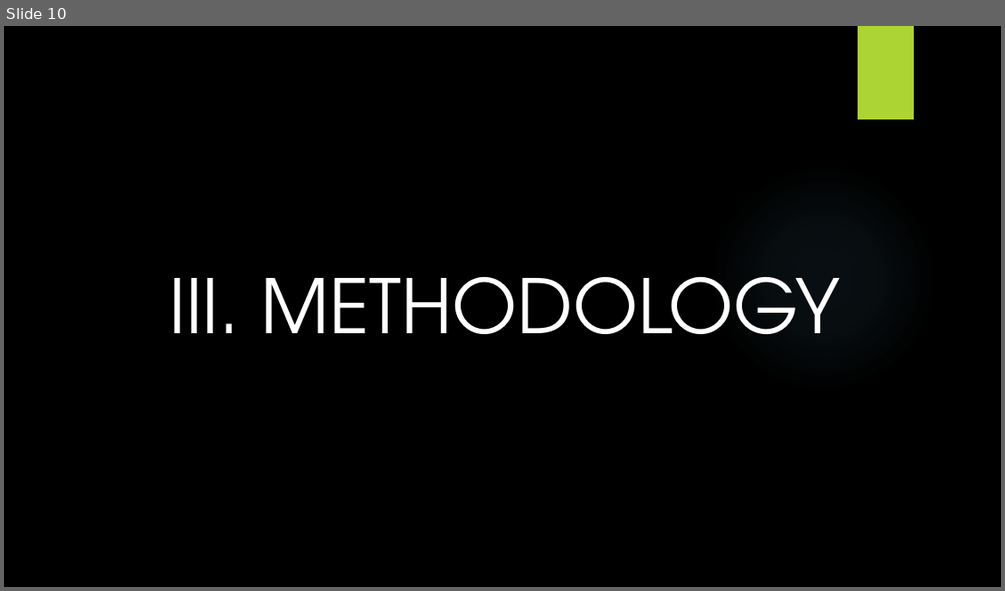
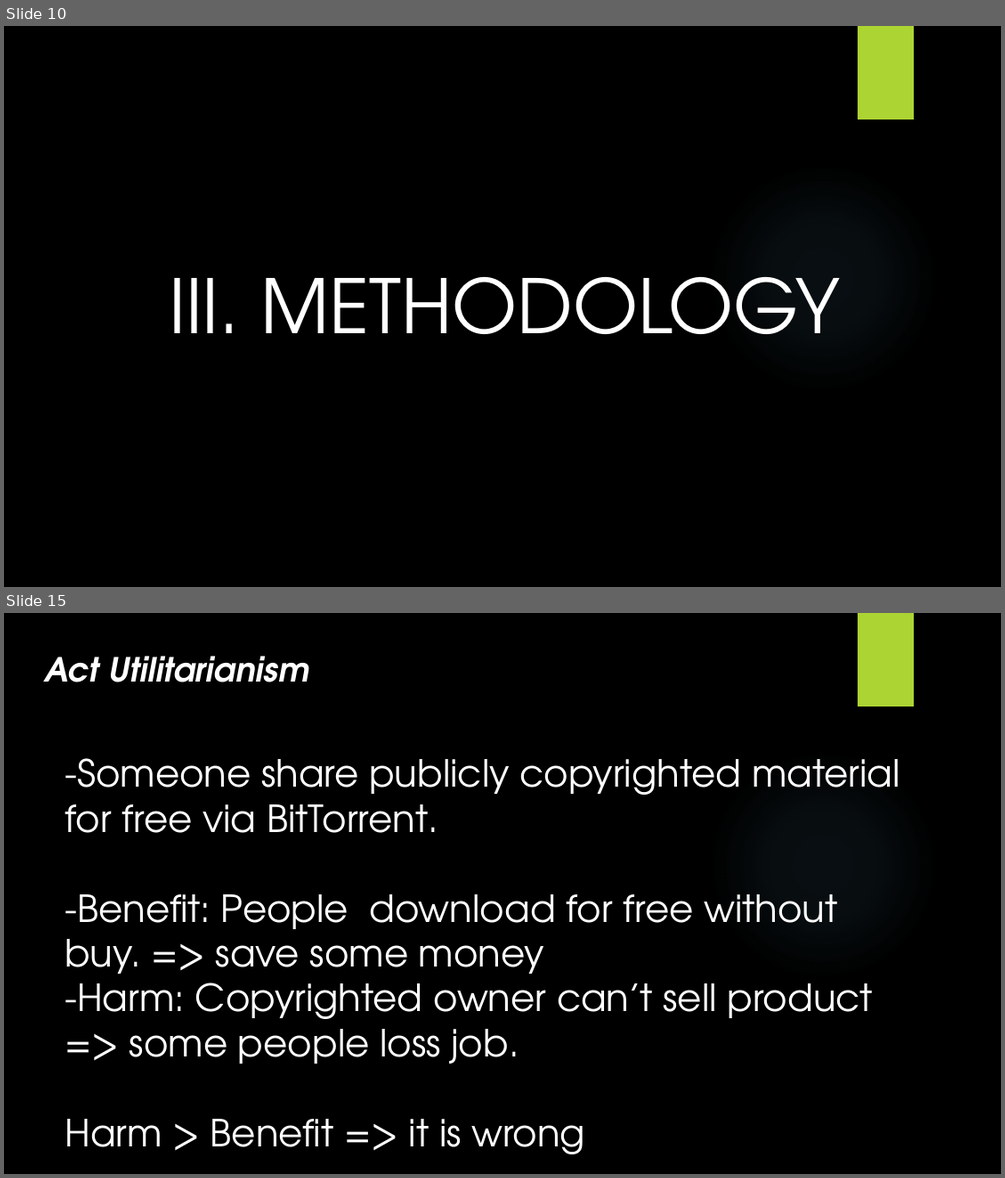
Before and after one commit to ttpro1995/ethics_final_latex, a slide deck: 1351040_1351030.pptx. Shown one above the other, each under a label of ours: slide 10 before the commit, slides 10 and 15 after it; the slides between them are not shown. The pictures are 1005x591 and 1005x1178 pixels, drawn with LibreOffice and Linux fonts; fonts in the diff are those of the drawing; background and template pictures are left out. Boxes give left, top, right and bottom in pixels: in the first picture for what was removed or moved away, otherwise in the second. Text is boxed around its words. In the diff, an @@ line names an element or a change of style, - is before the commit and + after.

```diff
--- a/1351040_1351030.pptx
+++ b/1351040_1351030.pptx
@@ slide 15 added at (4,613,1001,1174), background picture (left out); not listed: 2 template elements that a slide beside it also shows @@
@@ text added at (44,656,309,682), 32 pt, text #FFFFFF, bold, italic @@
+Act Utilitarianism
@@ text added at (65,758,900,1154), 36 pt, text #FFFFFF @@
+-Someone share publicly copyrighted material for free via BitTorrent.
+-Benefit: People download for free without buy. => save some money
+-Harm: Copyrighted owner can’t sell product => some people loss job.
+Harm > Benefit => it is wrong
```
Also in this commit, not shown: 1 slide changed, 6 other slides added, 1 slide removed, 8 other files.
